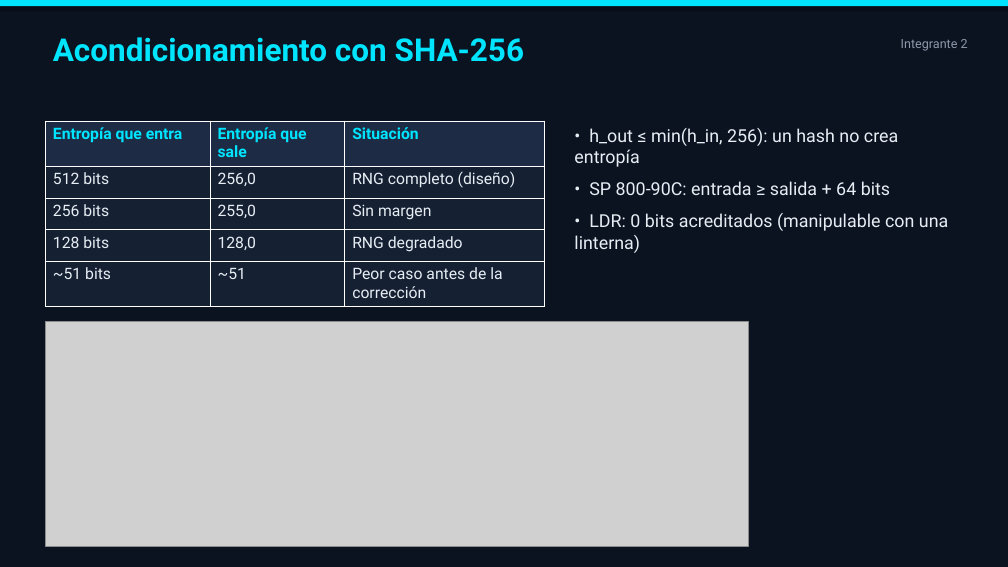
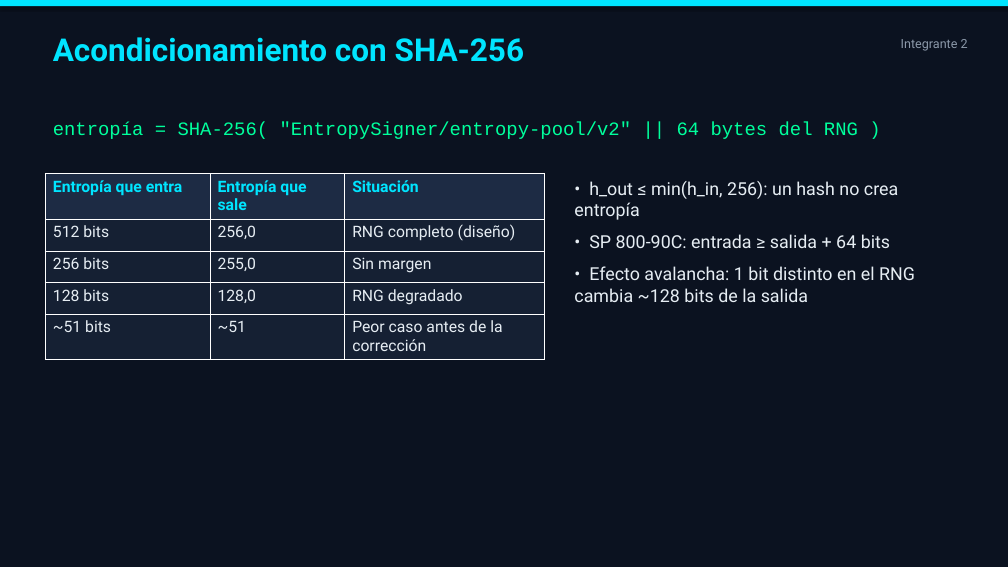
Before and after one commit to agustinhgimenez/EntropySigner, a slide deck: slide 12 of presentation/EntropySigner_RNG.pptx. Drawn at 1008x567 pixels with LibreOffice and Linux fonts; fonts in the diff are those of the drawing; grey boxes stand for pictures. Boxes give left, top, right and bottom in pixels: in the first picture for what was removed or moved away, otherwise in the second. Text is boxed around its words. In the diff, an @@ line names an element or a change of style, - is before the commit and + after.

```diff
--- a/presentation/EntropySigner_RNG.pptx
+++ b/presentation/EntropySigner_RNG.pptx
@@ text added at box(53, 122, 858, 139), 18 pt, text #00FF9C @@
+entropía = SHA-256( "EntropySigner/entropy-pool/v2" || 64 bytes del RNG )
@@ table: place and size @@
-table at box(45, 121, 544, 302)
+table at box(45, 174, 544, 355)
@@ text "• h_out ≤ min(h_in, 256): ...": place and size @@
-text "• h_out ≤ min(h_in, 256): ..." at box(574, 128, 948, 253)
+text "• h_out ≤ min(h_in, 256): ..." at box(574, 181, 915, 302)
@@ text at box(574, 266, 915, 302): text changed @@
-• LDR: 0 bits acreditados (manipulable con una linterna)
+• Efecto avalancha: 1 bit distinto en el RNG cambia ~128 bits de la salida
@@ picture removed at box(45, 321, 749, 547) @@
```
Also in this commit, not shown: 5 other slides changed, 6 other files.
